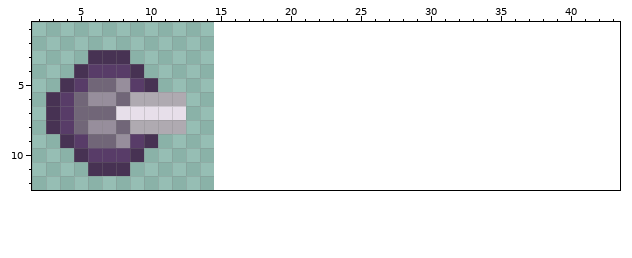
Two states of a pixel-art sprite, vaultjam4/gfx/aiming-turret-barrel.png. The first picture shows the starting point.
The file is 15x15 pixels. Shown: x 2..43, y 1..12. The old version is drawn lined up with the new one, on the new canvas.
Once edited:
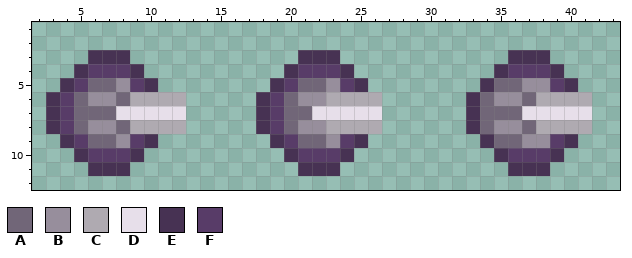
Palette (. is transparent): A #716678  B #978e9c  C #afaab1  D #e7dfea  E #473253  F #583c68
What changed:
canvas 15x15 -> 45x15
y 3: x 21..23 ... -> EEE; x 36..38 ... -> EEE
y 4: x 20..24 ..... -> EFFFE; x 35..39 ..... -> EFFFE
y 5: x 19..25 ....... -> EFAABFE; x 34..40 ....... -> EAABBFE
y 6: x 18..26 ......... -> EFABBCCCC; x 33..41 ......... -> EABBACCCC
y 7: x 18..26 ......... -> EFAADDDDD; x 33..41 ......... -> EAAADDDDD
y 8: x 18..26 ......... -> EFABBCCCC; x 33..41 ......... -> EABBACCCC
y 9: x 19..25 ....... -> EFAABFE; x 34..40 ....... -> EAABBFE
y 10: x 20..24 ..... -> EFFFE; x 35..39 ..... -> EFFFE
y 11: x 21..23 ... -> EEE; x 36..38 ... -> EEE
Changed places in both pictures, as pixel boxes (x1, y1, x2, y2):
added: (256, 50, 382, 176)
added: (466, 50, 592, 176)
